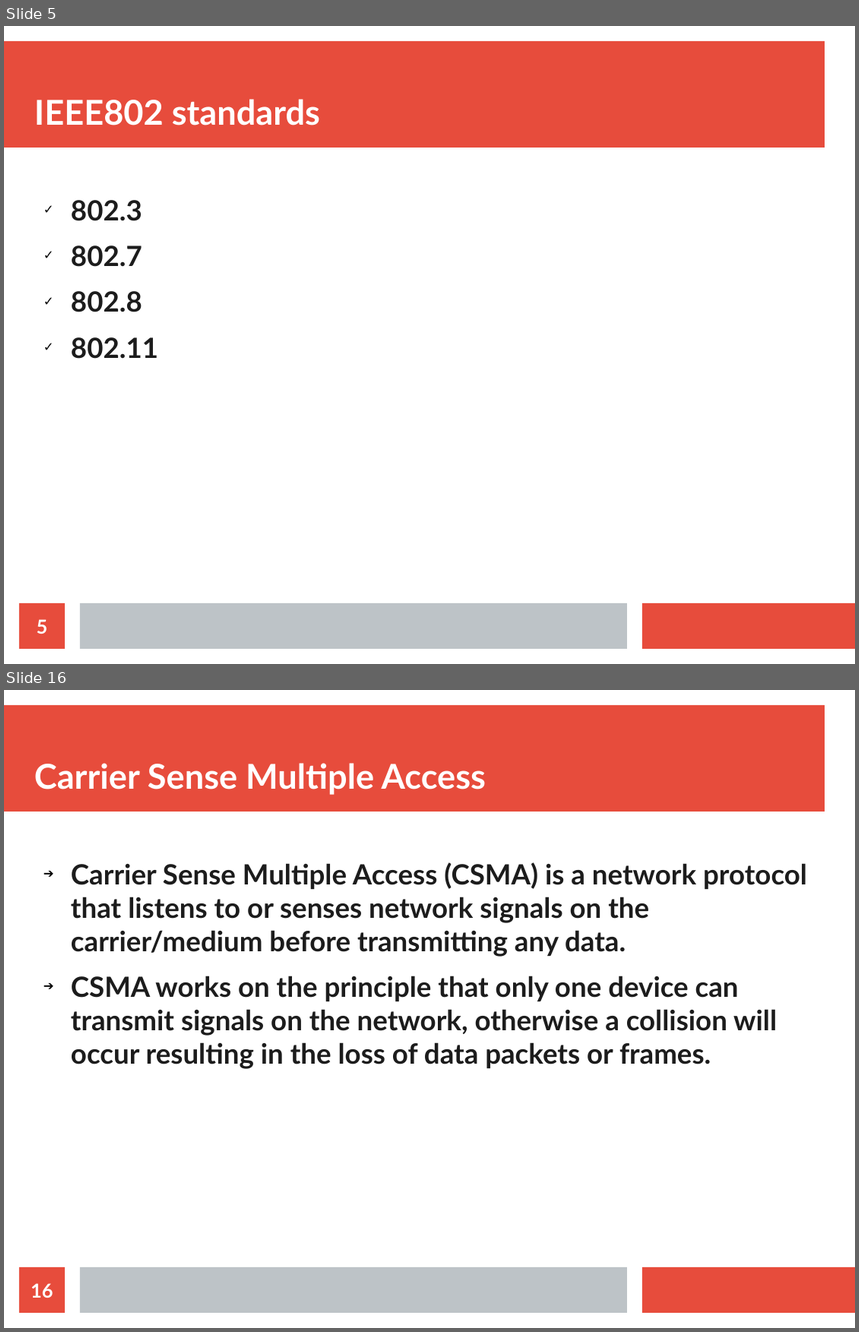
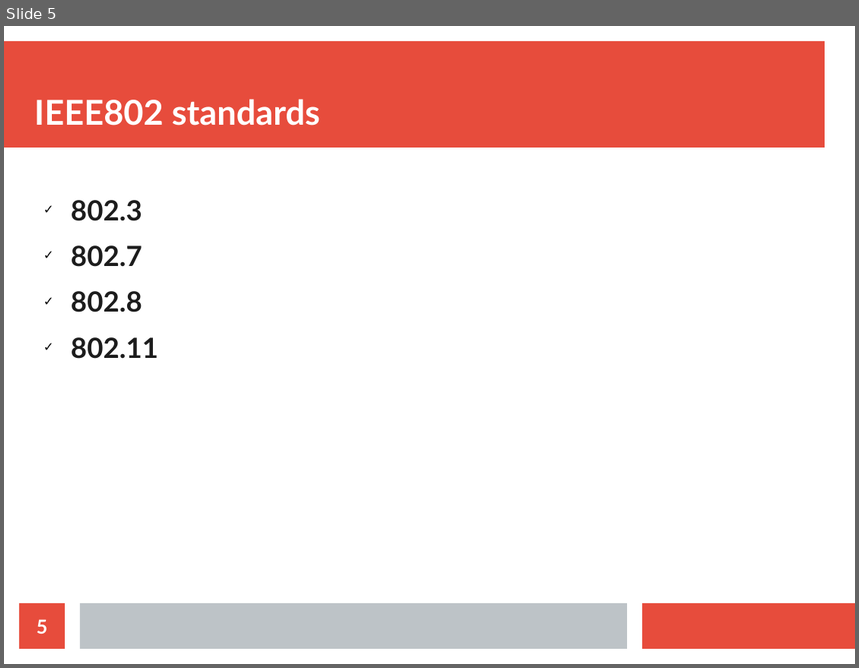
Before and after one commit to sunil11101/CN_Presentation_Section_C, a slide deck: CN PRESENTATION.odp. Shown one above the other, each under a label of ours: slides 5 and 16 before the commit, slide 5 after it; the slides between them are not shown. The pictures are 859x1332 and 859x668 pixels, drawn with LibreOffice and Linux fonts; fonts in the diff are those of the drawing. Boxes give left, top, right and bottom in pixels: in the first picture for what was removed or moved away, otherwise in the second. Text is boxed around its words. In the diff, an @@ line names an element or a change of style, - is before the commit and + after.

```diff
--- a/CN PRESENTATION.odp
+++ b/CN PRESENTATION.odp
@@ slide 16 removed at (x1=4, y1=690, x2=855, y2=1328), background #FFFFFF; not listed: 3 template elements that a slide beside it also shows @@
@@ title removed at (x1=34, y1=763, x2=486, y2=795) @@
-Carrier Sense Multiple Access
@@ text removed at (x1=71, y1=863, x2=807, y2=1069) @@
-➔ Carrier Sense Multiple Access (CSMA) is a network protocol that listens to or senses network signals on the carrier/medium before transmitting any data.
-➔ CSMA works on the principle that only one device can transmit signals on the network, otherwise a collision will occur resulting in the loss of data packets or frames.
@@ page number removed at (x1=19, y1=1268, x2=65, y2=1313) @@
-16
```
Also in this commit, not shown: 1 slide changed, 12 other slides removed.
